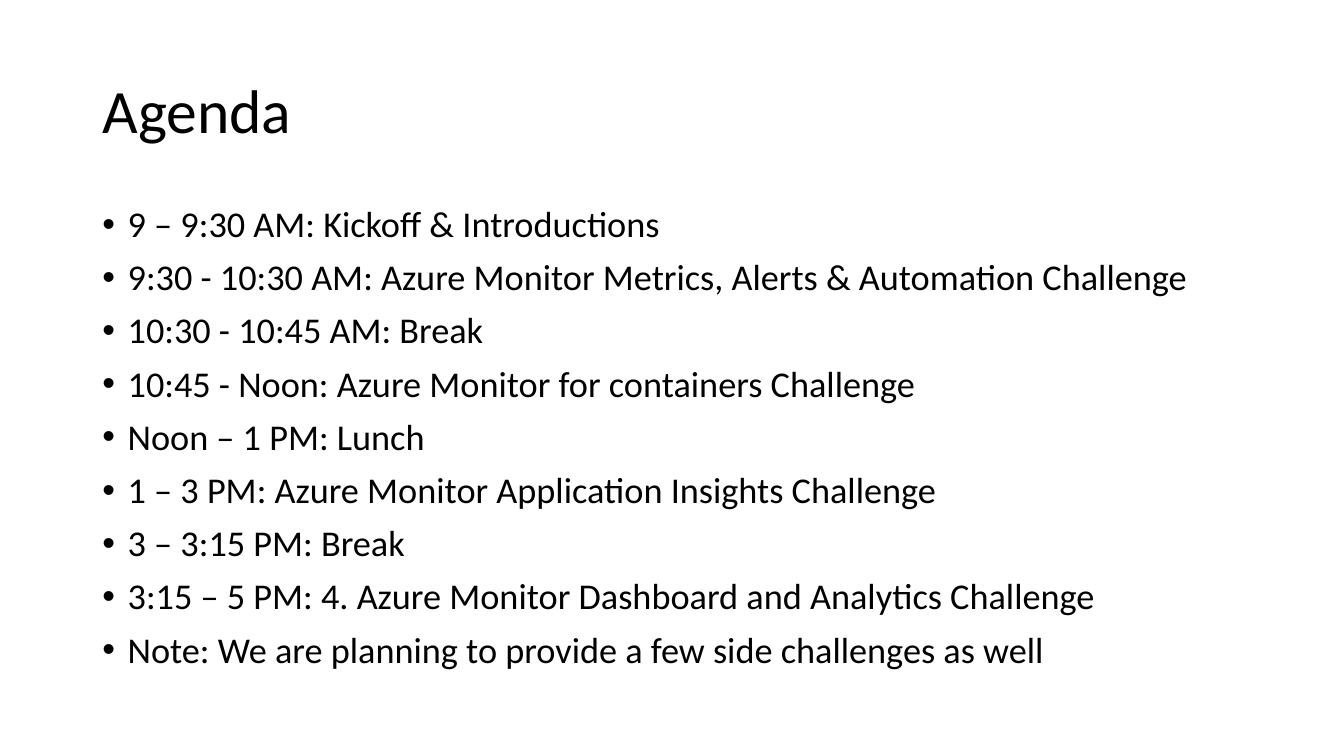
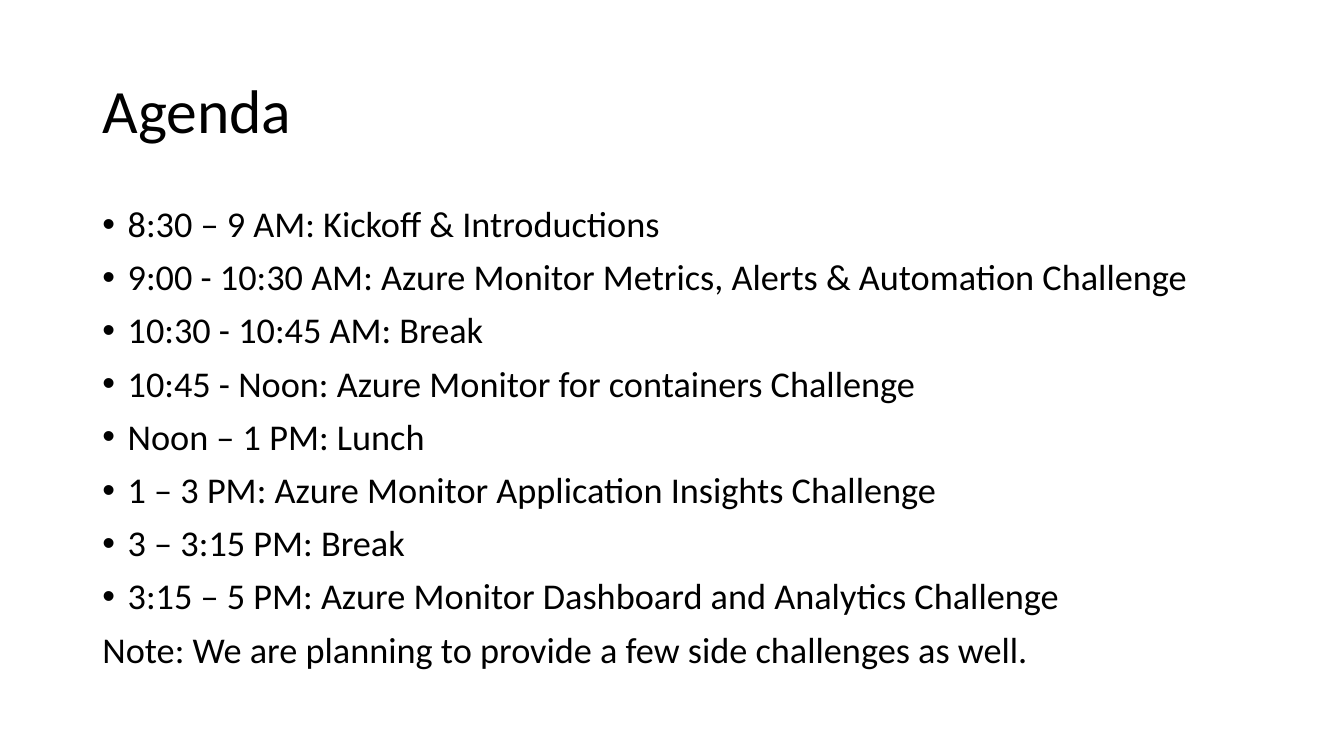
Before and after one commit to rkuehfus/pre-ready-2019-H1, a slide deck: slide 2 of Student/Guides/Challenges.pptx. Drawn at 1344x756 pixels with LibreOffice and Linux fonts; fonts in the diff are those of the drawing. Boxes give left, top, right and bottom in pixels: in the first picture for what was removed or moved away, otherwise in the second. Text is boxed around its words. In the diff, an @@ line names an element or a change of style, - is before the commit and + after.

Commit message:
Updated agenda

```diff
--- a/Student/Guides/Challenges.pptx
+++ b/Student/Guides/Challenges.pptx
@@ text at (x1=128, y1=211, x2=1186, y2=297): text changed @@
-• 9 – 9:30 AM: Kickoff & Introductions
-• 9:30 - 10:30 AM: Azure Monitor Metrics, Alerts & Automation Challenge
+• 8:30 – 9 AM: Kickoff & Introductions
+• 9:00 - 10:30 AM: Azure Monitor Metrics, Alerts & Automation Challenge
@@ text at (x1=102, y1=583, x2=1058, y2=670): text changed @@
-• 3:15 – 5 PM: 4. Azure Monitor Dashboard and Analytics Challenge
-• Note: We are planning to provide a few side challenges as well
+• 3:15 – 5 PM: Azure Monitor Dashboard and Analytics Challenge
+Note: We are planning to provide a few side challenges as well.
```
Also in this commit, not shown: 1 other slide changed, 2 slides removed, 2 other files.
